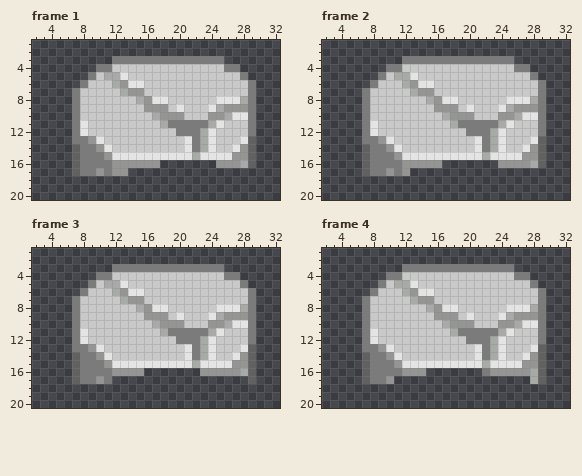
One commit to this pixel-art file: Assets/Stones/stone-under-water.aseprite. The picture above was drawn from the file before the commit.
32x32 pixels, 33 frames. Shown: frame 1: x 2..32, y 1..20; frame 2: x 2..32, y 1..20; frame 3: x 2..32, y 1..20; frame 4: x 2..32, y 1..20. The old version is drawn lined up with the new one, on the new canvas. The commit also changed other frames, which this record leaves out.
After the commit:
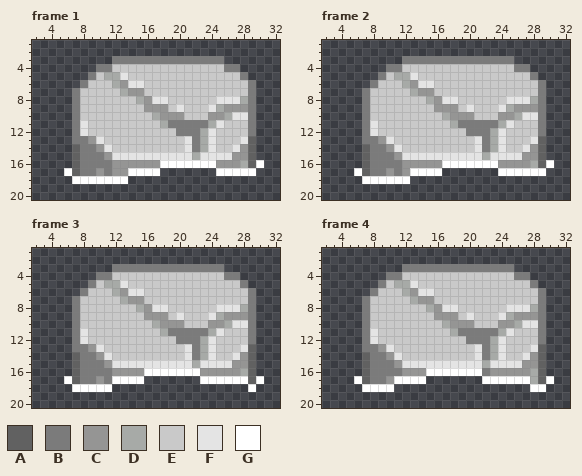
Palette (. is transparent): A #616161  B #7b7b7b  C #959594  D #a7aaa7  E #c9c9c9  F #e4e4e4  G #ffffff
Commit message: Added Summer Levels introducing LilyPads and Stones as walking platforms in water
Diff:
canvas 32x32 -> 36x32, the old top-left corner now at 2,0
Frame 1:
y 16: x 18..24 ....... -> GGGGGGG; x 30 . -> G
y 17: x 6 . -> G; x 14..17 .... -> GGGG; x 25..29 ..... -> GGGGG
y 18: x 7..13 ....... -> GGGGGGG
Frame 2:
y 16: x 17..23 ....... -> GGGGGGG; x 30 . -> G
y 17: x 6 . -> G; x 13..16 .... -> GGGG; x 24..29 ...... -> GGGGGG
y 18: x 7..12 ...... -> GGGGGG
Frame 3:
y 16: x 16..22 ....... -> GGGGGGG
y 17: x 6 . -> G; x 12..15 .... -> GGGG; x 23..28 ...... -> GGGGGG; x 30 . -> G
y 18: x 7..11 ..... -> GGGGG; x 29 . -> G
Frame 4:
y 16: x 15..21 ....... -> GGGGGGG
y 17: x 6 . -> G; x 11..14 .... -> GGGG; x 22..27 ...... -> GGGGGG; x 30 . -> G
y 18: x 7..10 .... -> GGGG; x 28..29 .. -> GG
Where, in picture pixels (left, top, right, bottom), the same in both pictures:
added: (64, 160, 264, 184)
added: (354, 160, 554, 184)
added: (64, 368, 264, 392)
added: (354, 368, 554, 392)
